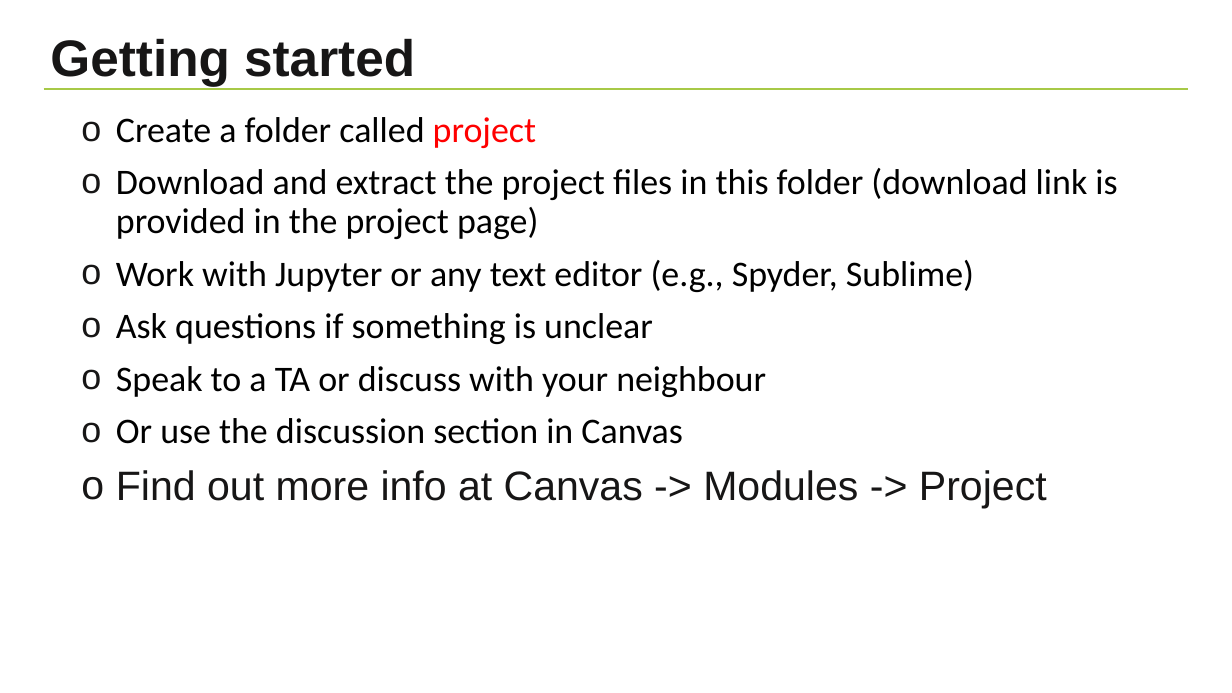
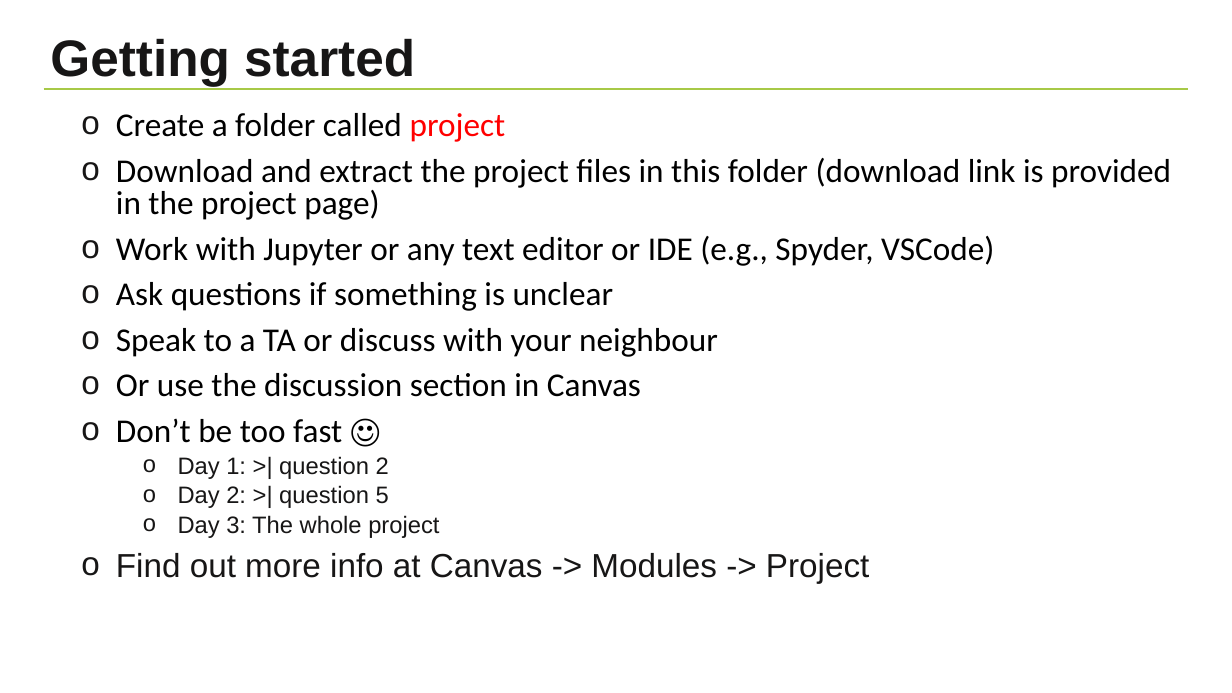
Before and after one commit to NBISweden/workshop-python, a slide deck: slide 14 of lectures/Project.pptx. Drawn at 1232x693 pixels with LibreOffice and Linux fonts; fonts in the diff are those of the drawing; background and template pictures are left out. Boxes give left, top, right and bottom in pixels: in the first picture for what was removed or moved away, otherwise in the second. Text is boxed around its words. In the diff, an @@ line names an element or a change of style, - is before the commit and + after.

Commit message:
feat(ht26): update project presentation

```diff
--- a/lectures/Project.pptx
+++ b/lectures/Project.pptx
@@ text at [116, 113, 1171, 583]: size 28 to 25.9 pt in "Create a folder called project", "Download and extract the project files in ...", "Ask questions if something is unclear", "Speak to a TA or discuss with ..." and 1 more places; size 32 to 25.9 pt in "Find out more info at Canvas -> ..."; line spacing 0.9 to 0.8 @@
@@ text at [116, 236, 994, 266]: text changed; size 28 to 25.9 pt @@
-o Work with Jupyter or any text editor (e.g., Spyder, Sublime)
+o Work with Jupyter or any text editor or IDE (e.g., Spyder, VSCode)
@@ text at [116, 419, 439, 538]: paragraphs added @@
+o Don’t be too fast ☺
+  o Day 1: >| question 2
+  o Day 2: >| question 5
+  o Day 3: The whole project
```
Also in this commit, not shown: 3 other slides changed, 1 other file.
